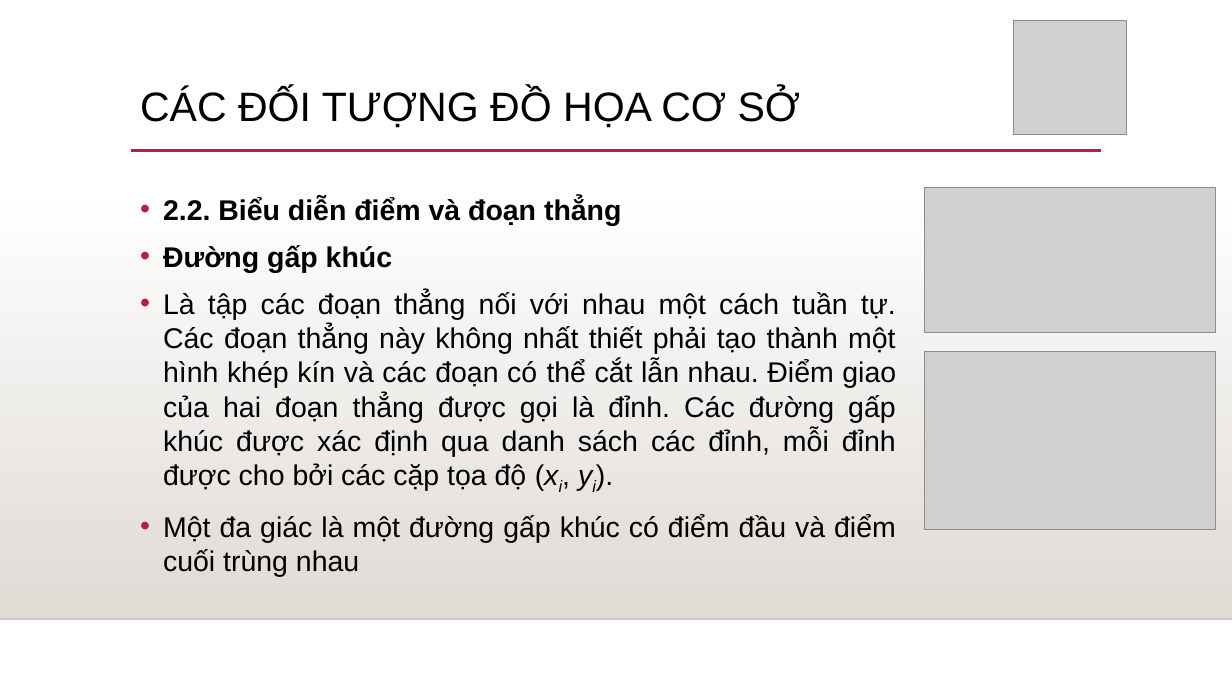
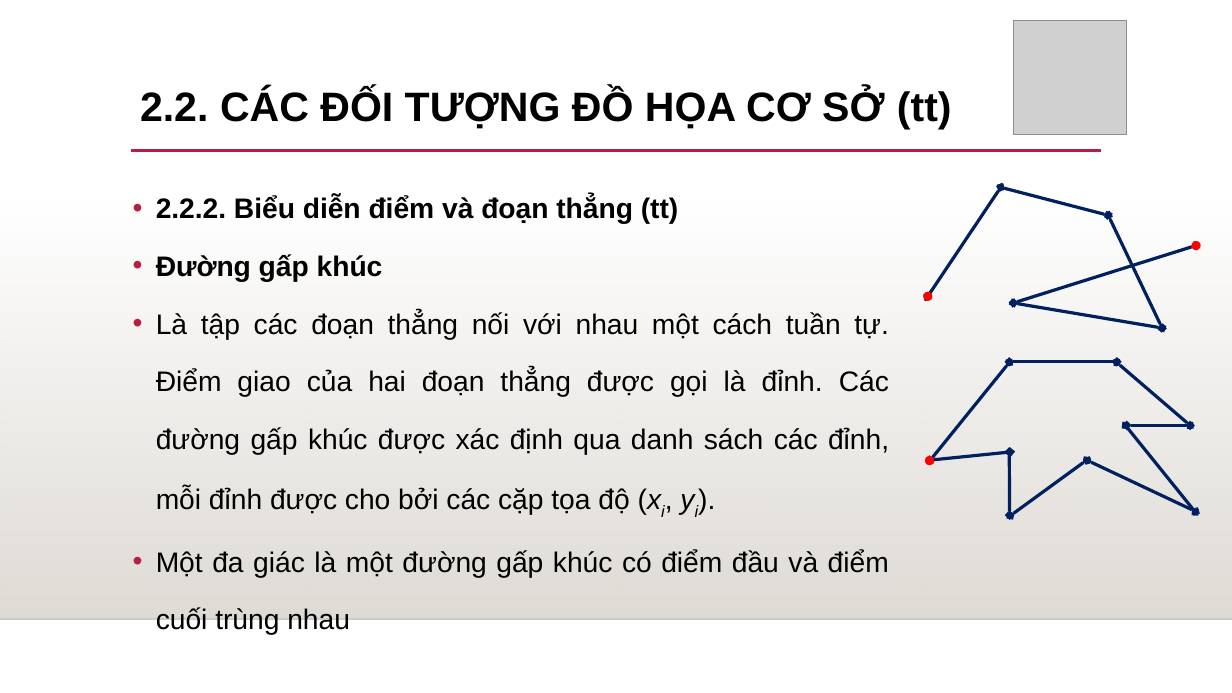
Before and after one commit to thinhdoanvu/ComputerGraphics, a slide deck: slide 9 of Chapter2.pptx. Drawn at 1232x693 pixels with LibreOffice and Linux fonts; fonts in the diff are those of the drawing; grey boxes stand for pictures; background and template pictures are left out. Boxes give left, top, right and bottom in pixels: in the first picture for what was removed or moved away, otherwise in the second. Text is boxed around its words. In the diff, an @@ line names an element or a change of style, - is before the commit and + after.

```diff
--- a/Chapter2.pptx
+++ b/Chapter2.pptx
@@ title at [140,88,952,129]: text changed; bold on @@
-CÁC ĐỐI TƯỢNG ĐỒ HỌA CƠ SỞ
+2.2. CÁC ĐỐI TƯỢNG ĐỒ HỌA CƠ SỞ (tt)
@@ text "2.2.2. Biểu diễn điểm và ...": place and size @@
-text "2.2.2. Biểu diễn điểm và ..." at [163,198,896,577]
+text "2.2.2. Biểu diễn điểm và ..." at [156,196,889,635]
@@ text at [156,196,678,224]: text changed; size 22.2 to 22 pt @@
-• 2.2. Biểu diễn điểm và đoạn thẳng
+• 2.2.2. Biểu diễn điểm và đoạn thẳng (tt)
@@ picture removed at [924,188,1216,333] @@
@@ double arrow added from (928, 297) to (1001, 188), #002060 2.5 pt @@
@@ double arrow added from (1001, 188) to (1108, 215), #002060 2.5 pt @@
@@ double arrow added from (1108, 215) to (1163, 328), #002060 2.5 pt @@
@@ text at [156,254,889,635]: size 22.2 to 22 pt in "Đường gấp khúc", "Một đa giác là một đường gấp ..."; line spacing 1 to 1.7; less space between paragraphs @@
@@ double arrow added from (1014, 303) to (1196, 246), #002060 2.5 pt @@
@@ ellipse added at [1191,241,1201,250], fill #FF0000 @@
@@ ellipse added at [923,292,933,301], fill #FF0000 @@
@@ text at [156,311,889,515]: text changed; size 22.2 to 22 pt @@
-• Là tập các đoạn thẳng nối với nhau một cách tuần tự. Các đoạn thẳng này không nhất thiết phải tạo thành một hình khép kín và các đoạn có thể cắt lẫn nhau. Điểm giao của hai đoạn thẳng được gọi là đỉnh. Các đường gấp khúc được xác định qua danh sách các đỉnh, mỗi đỉnh được cho bởi các cặp tọa độ (xi, yi).
+• Là tập các đoạn thẳng nối với nhau một cách tuần tự. Điểm giao của hai đoạn thẳng được gọi là đỉnh. Các đường gấp khúc được xác định qua danh sách các đỉnh, mỗi đỉnh được cho bởi các cặp tọa độ (xi, yi).
@@ double arrow added from (1014, 303) to (1163, 328), #002060 2.5 pt @@
@@ picture removed at [924,352,1216,531] @@
@@ double arrow added from (931, 460) to (1009, 362), #002060 2.5 pt @@
@@ double arrow added from (1009, 362) to (1117, 362), #002060 2.5 pt @@
@@ double arrow added from (1117, 362) to (1190, 425), #002060 2.5 pt @@
@@ double arrow added from (1126, 425) to (1196, 512), #002060 2.5 pt @@
@@ double arrow added from (1127, 425) to (1190, 425), #002060 2.5 pt @@
@@ ellipse added at [925,456,934,465], fill #FF0000 @@
@@ double arrow added from (931, 460) to (1010, 452), #002060 2.5 pt @@
@@ double arrow added from (1009, 452) to (1010, 516), #002060 2.5 pt @@
@@ double arrow added from (1010, 516) to (1087, 460), #002060 2.5 pt @@
@@ double arrow added from (1088, 460) to (1196, 512), #002060 2.5 pt @@
```
Also in this commit, not shown: 29 other slides changed, 40 slides added, 1 slide removed, 1 other file.
